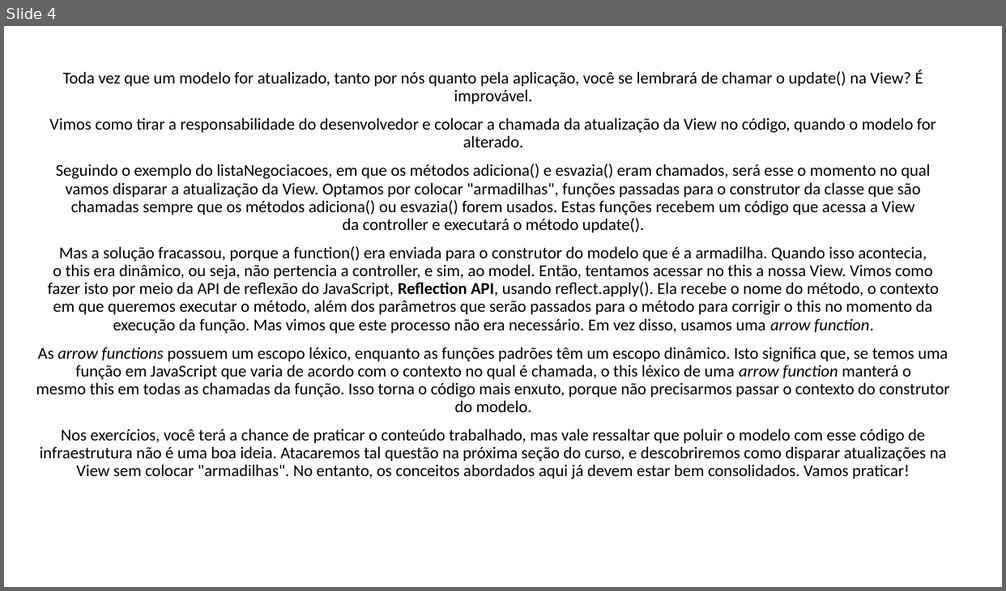
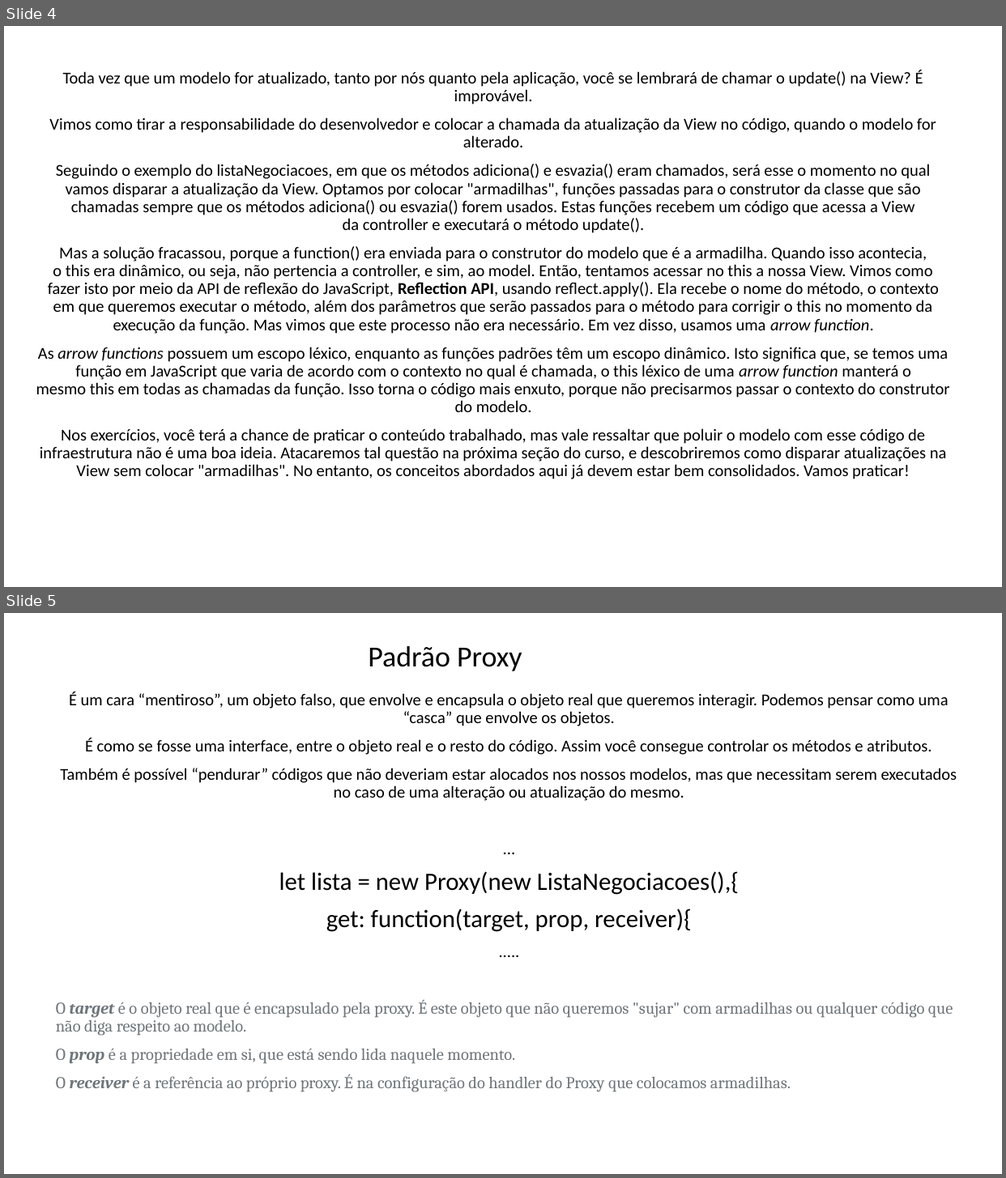
Before and after one commit to lacsousa/js-es6-oo-pp-avanc1, a slide deck: docs/JS Avançado 1-2-3-resumo.pptx. Shown one above the other, each under a label of ours: slide 4 before the commit, slides 4 and 5 after it. The pictures are 1006x591 and 1006x1178 pixels, drawn with LibreOffice and Linux fonts; fonts in the diff are those of the drawing. Boxes give left, top, right and bottom in pixels: in the first picture for what was removed or moved away, otherwise in the second. Text is boxed around its words. In the diff, an @@ line names an element or a change of style, - is before the commit and + after.

Commit message:
Finalizando o uso do Proxy na NegociacaoController

```diff
--- a/docs/JS Avançado 1-2-3-resumo.pptx
+++ b/docs/JS Avançado 1-2-3-resumo.pptx
@@ slide 5 added at [4, 613, 1002, 1174], background #FFFFFF @@
@@ title added at [368, 646, 522, 671], 28 pt, text #000000 @@
+Padrão Proxy
@@ subtitle added at [56, 692, 957, 1093], 16 pt, text #000000 @@
+É um cara “mentiroso”, um objeto falso, que envolve e encapsula o objeto real que queremos interagir. Podemos pensar como uma “casca” que envolve os objetos.
+É como se fosse uma interface, entre o objeto real e o resto do código. Assim você consegue controlar os métodos e atributos.
+Também é possível “pendurar” códigos que não deveriam estar alocados nos nossos modelos, mas que necessitam serem executados no caso de uma alteração ou atualização do mesmo.
+...
+let lista = new Proxy(new ListaNegociacoes(),{
+get: function(target, prop, receiver){
+.....
+O target é o objeto real que é encapsulado pela proxy. É este objeto que não queremos "sujar" com armadilhas ou qualquer código que não diga respeito ao modelo.
+O prop é a propriedade em si, que está sendo lida naquele momento.
+O receiver é a referência ao próprio proxy. É na configuração do handler do Proxy que colocamos armadilhas.
```
Also in this commit, not shown: 1 slide removed, 2 other files.
